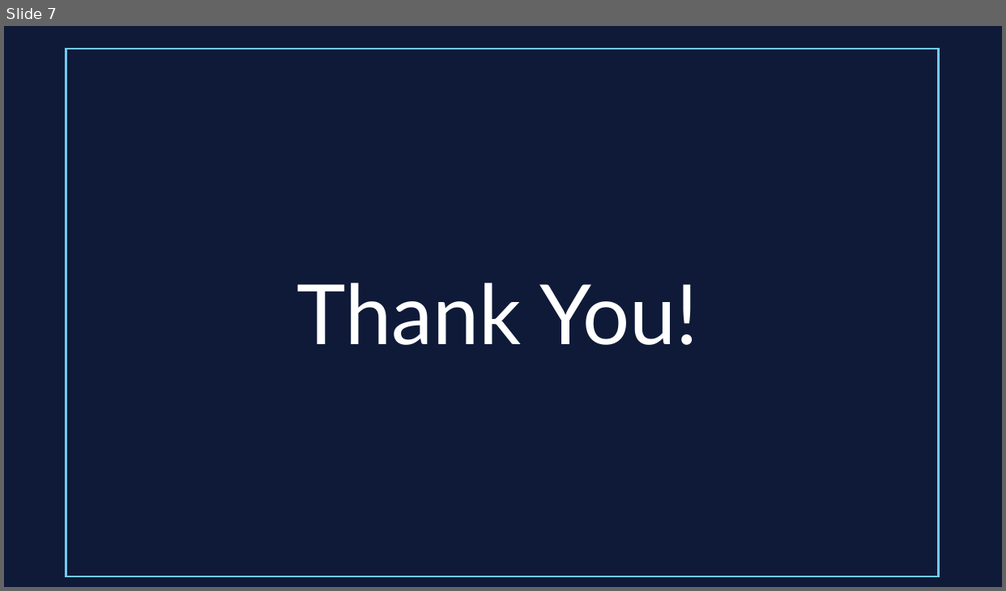
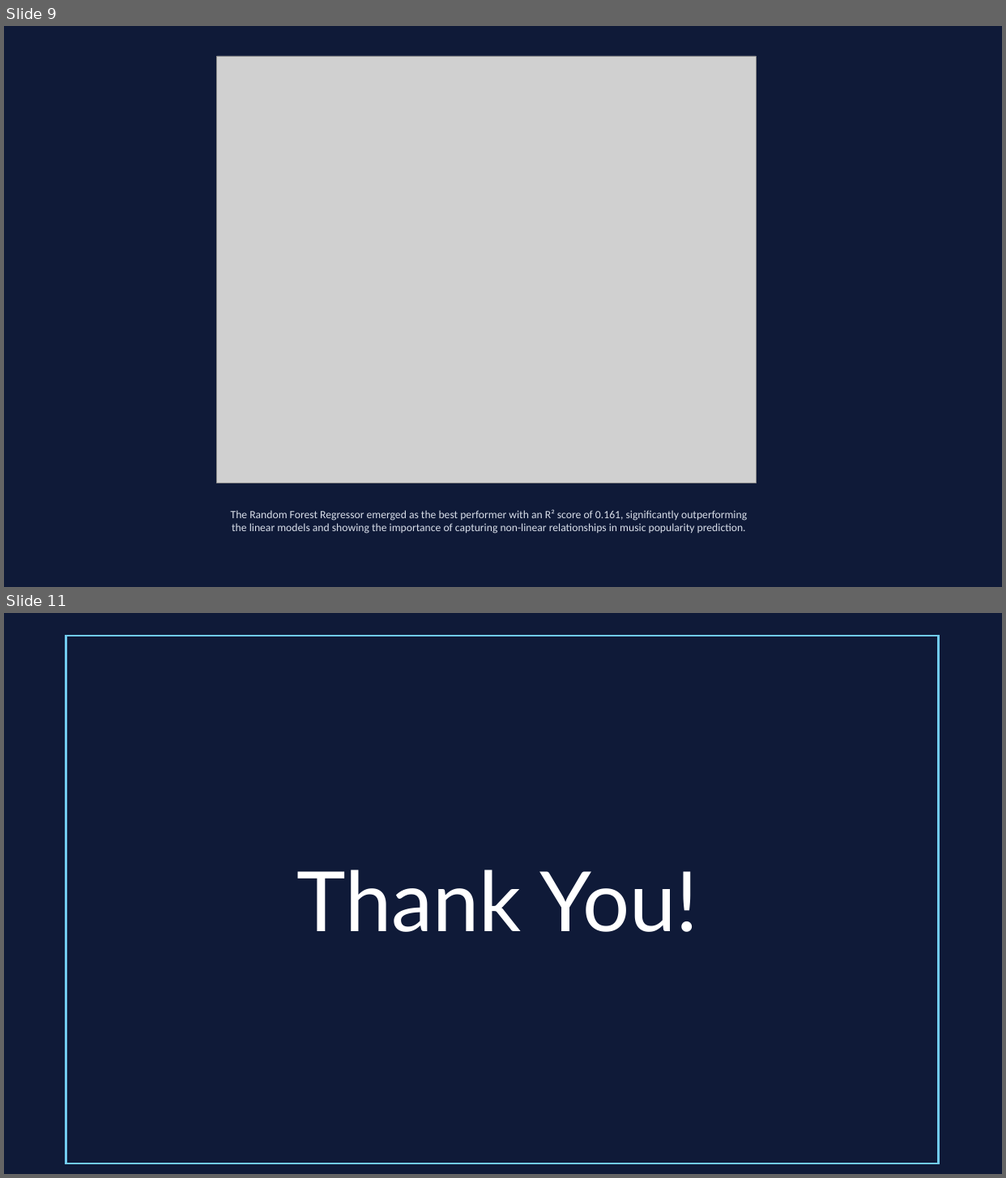
Before and after one commit to maahilachhwani/IITD_Spotify, a slide deck: IITD_Spotify_Project_Group12.pptx. Shown one above the other, each under a label of ours: slide 7 before the commit, slides 9 and 11 after it; the slides between them are not shown. The pictures are 1006x591 and 1006x1178 pixels, drawn with LibreOffice and Linux fonts; fonts in the diff are those of the drawing; grey boxes stand for pictures. Boxes give left, top, right and bottom in pixels: in the first picture for what was removed or moved away, otherwise in the second. Text is boxed around its words. In the diff, an @@ line names an element or a change of style, - is before the commit and + after.

```diff
--- a/IITD_Spotify_Project_Group12.pptx
+++ b/IITD_Spotify_Project_Group12.pptx
@@ slide 9 added at [4,26,1002,587], background #0F1A38 @@
@@ picture added at [217,56,756,483] @@
@@ text added at [231,510,747,534], 16 pt, text #D8DEE9 @@
+The Random Forest Regressor emerged as the best performer with an R² score of 0.161, significantly outperforming the linear models and showing the importance of capturing non-linear relationships in music popularity prediction.
@@ what was slide 7 is now slide 11 @@
```
Also in this commit, not shown: 5 other slides added, 2 slides removed.
